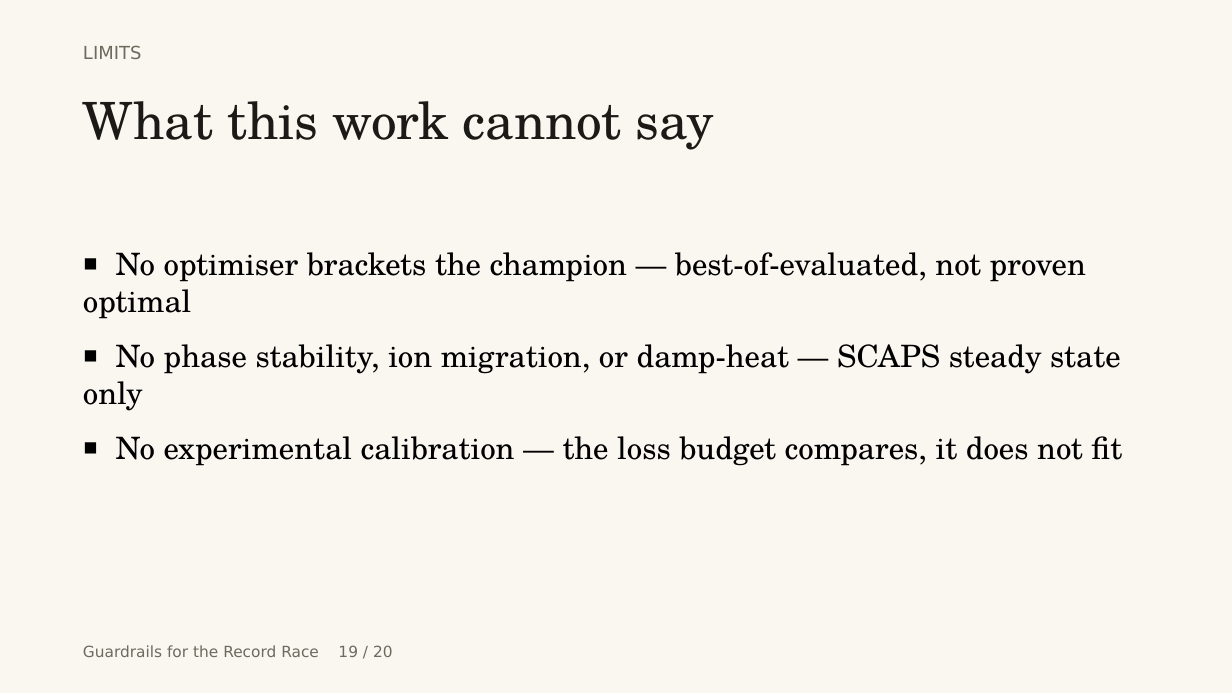
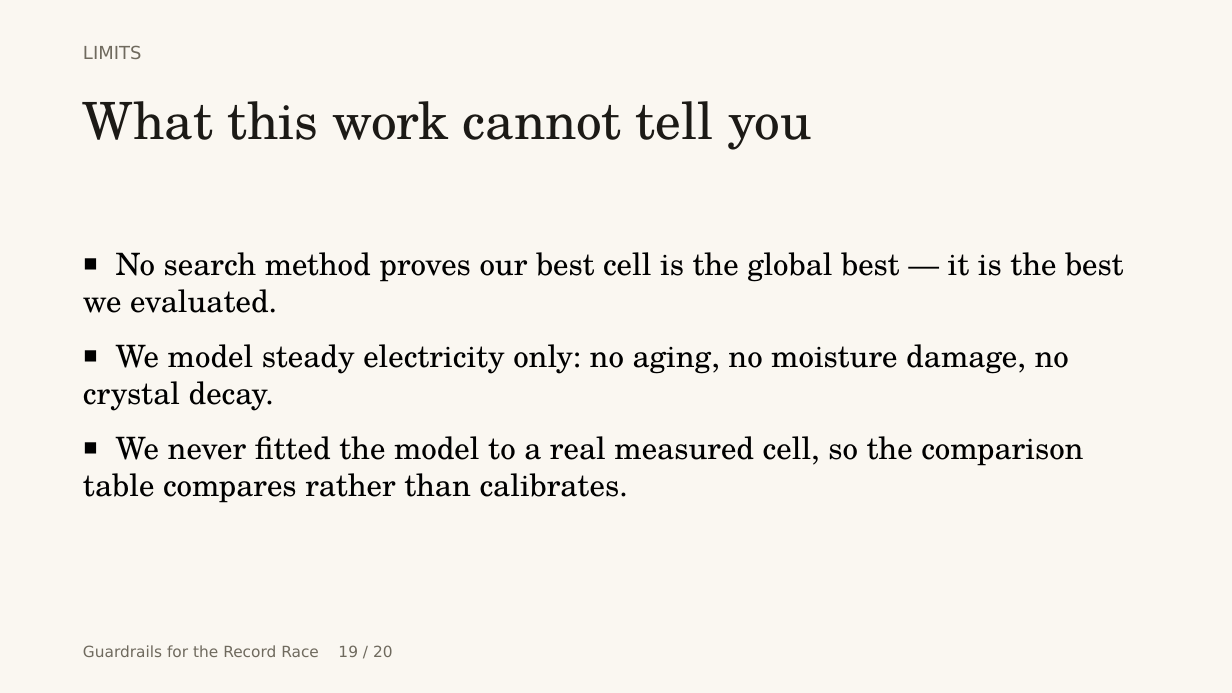
Before and after one commit to touhidsiddiqueeraj-bit/cspbi3-cbts-guardrailed, a slide deck: slide 19 of opendesign/mockups/record-race-deck/record-race-deck.pptx. Drawn at 1232x693 pixels with LibreOffice and Linux fonts; fonts in the diff are those of the drawing. Boxes give left, top, right and bottom in pixels: in the first picture for what was removed or moved away, otherwise in the second. Text is boxed around its words. In the diff, an @@ line names an element or a change of style, - is before the commit and + after.

```diff
--- a/opendesign/mockups/record-race-deck/record-race-deck.pptx
+++ b/opendesign/mockups/record-race-deck/record-race-deck.pptx
@@ text at (x1=83, y1=101, x2=811, y2=150): text changed @@
-What this work cannot say
+What this work cannot tell you
@@ text at (x1=83, y1=252, x2=1124, y2=503): text changed @@
-▪ No optimiser brackets the champion — best-of-evaluated, not proven optimal
-▪ No phase stability, ion migration, or damp-heat — SCAPS steady state only
-▪ No experimental calibration — the loss budget compares, it does not fit
+▪ No search method proves our best cell is the global best — it is the best we evaluated.
+▪ We model steady electricity only: no aging, no moisture damage, no crystal decay.
+▪ We never fitted the model to a real measured cell, so the comparison table compares rather than calibrates.
```
Also in this commit, not shown: 19 other slides changed, 2 other files.
